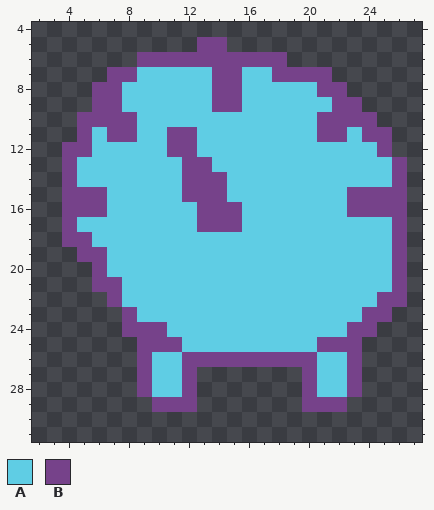
Pixel-art file: src/assets/gui/parts/part-meter.aseprite. That is the earlier state.
32x32 pixels, 1 frame. Shown: x 2..27, y 4..31.
Palette (. is transparent): A #5fcde4  B #76428a
Pixels before, first column x 4:
 5 .........BB............
 6 .....BBBBBBBBBB........
 7 ...BBAAAAABBAABBBB.....
 8 ..BBAAAAAABBAAAAABB....
 9 ..BBAAAAAABBAAAAAABB...
10 .BBBBAAAAAAAAAAAABBBB..
11 .BABBAABBAAAAAAAABBABB.
12 BBAAAAABBAAAAAAAAAAAAB.
13 BAAAAAAABBAAAAAAAAAAAAB
14 BAAAAAAABBBAAAAAAAAAAAB
15 BBBAAAAABBBAAAAAAAABBBB
16 BBBAAAAAABBBAAAAAAABBBB
17 BAAAAAAAABBBAAAAAAAAAAB
18 BBAAAAAAAAAAAAAAAAAAAAB
19 .BBAAAAAAAAAAAAAAAAAAAB
20 ..BAAAAAAAAAAAAAAAAAAAB
21 ..BBAAAAAAAAAAAAAAAAAAB
22 ...BAAAAAAAAAAAAAAAAABB
23 ....BAAAAAAAAAAAAAAABB.
24 ....BBBAAAAAAAAAAAABB..
25 .....BBBAAAAAAAAABBB...
26 .....BAABBBBBBBBBAAB...
27 .....BAAB.......BAAB...
28 .....BAAB.......BAAB...
29 ......BBB.......BBB....
New version:
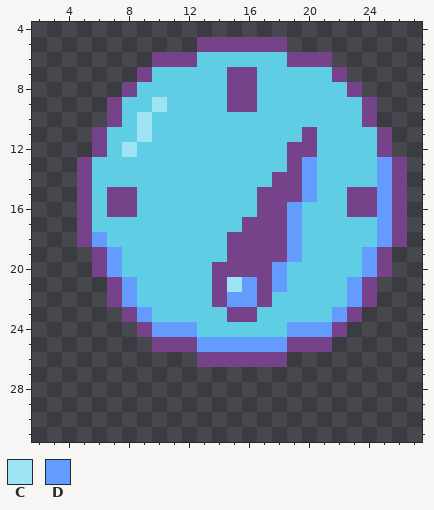
Colours new in this view: C #9de3f2  D #639bff
From old to new:
y 5: x 15..18 .... -> BBBB
y 6: x 9 B -> .; x 13..21 BBBBBB... -> AAAAAABBB
y 7: x 7..9 BBA -> ..B; x 14 B -> A; x 16 A -> B; x 18..22 BBBB. -> AAAAB
y 8: x 6..8 BBA -> ..B; x 14 B -> A; x 16 A -> B; x 21..23 BB. -> AAB
y 9: x 6 B -> .; x 10 A -> C; x 14 B -> A; x 16 A -> B; x 22..24 BB. -> AAB
y 10: x 5..6 BB -> ..; x 8..9 BA -> AC; x 21..23 BBB -> AAA
y 11: x 5..9 BABBA -> .BAAC; x 11..12 BB -> AA; x 20..22 ABB -> BAA; x 24 B -> A
y 12: x 4..6 BBA -> ..B; x 8 A -> C; x 11..12 BB -> AA; x 19..20 AA -> BB
y 13: x 4..5 BA -> .B; x 12..13 BB -> AA; x 19..20 AA -> BD; x 25 A -> D
y 14: x 4..5 BA -> .B; x 12..14 BBB -> AAA; x 18..20 AAA -> BBD; x 25 A -> D
y 15: x 4 B -> .; x 6..8 BAA -> ABB; x 12..14 BBB -> AAA; x 17..20 AAAA -> BBBD; x 25 B -> D
y 16: x 4 B -> .; x 6..8 BAA -> ABB; x 13..15 BBB -> AAA; x 17..19 AAA -> BBD; x 25 B -> D
y 17: x 4..5 BA -> .B; x 13..19 BBBAAAA -> AAABBBD; x 25 A -> D
y 18: x 4 B -> .; x 6 A -> D; x 15..19 AAAAA -> BBBBD; x 25 A -> D
y 19: x 5 B -> .; x 7 A -> D; x 15..19 AAAAA -> BBBBD; x 24..26 AAB -> DB.
y 20: x 7 A -> D; x 14..18 AAAAA -> BBBBD; x 24..26 AAB -> DB.
y 21: x 6 B -> .; x 8 A -> D; x 14..18 AAAAA -> BCDBD; x 23..26 AAAB -> DB..
y 22: x 8 A -> D; x 14..17 AAAA -> BDDB; x 23..26 AABB -> DB..
y 23: x 9 A -> D; x 15..16 AA -> BB; x 22..25 AABB -> DB..
y 24: x 8 B -> .; x 10..12 BAA -> DDD; x 19..24 AAAABB -> DDDB..
y 25: x 9 B -> .; x 12..20 AAAAAAAAA -> BDDDDDDBB; x 22..23 BB -> ..
y 26: x 9..12 BAAB -> ....; x 19..23 BBAAB -> .....
y 27..28: x 9..12 BAAB -> ....; x 20..23 BAAB -> ....
y 29: x 10..12 BBB -> ...; x 20..22 BBB -> ...
